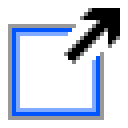
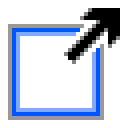
Layered file, before and after one edit (128x128). Changes by layer:
painted on "Layer 1" over 68, 24, 104, 60
